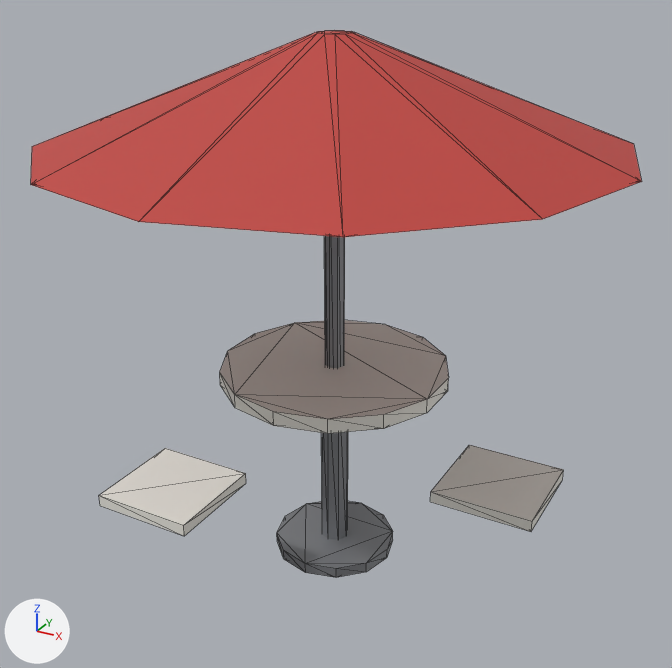
The glTF model assets/decor/parasol_table.glb: old version first, new version second.
Rendered twice from a camera (50 mm lens) standing at (1.42, -2.57, 1.43) and looking at (0.02, -0.02, 0.15). The axes (+X, +Y, +Z) are drawn at lower left. The lights are the same throughout. The picture after the commit comes second. Mesh edges are drawn as thin lines. Vertices at exactly the same position are counted once.

The older version as bpy lines, for what is in view:
```python
me_silindir_049 = bpy.data.meshes.new('Silindir.049')
me_silindir_049.from_pydata(...)  # a 14-sided cylinder along z spanning x -0.39..0.39, y -0.4..0.4, z -0.03..0.03, material slot 0; a box spanning x 0.45..0.79, y -0.17..0.17, z -0.3..-0.26, material slot 0; a box spanning x -0.48..-0.14, y 0.37..0.71, z -0.3..-0.26, material slot 0; a box spanning x -0.48..-0.14, y -0.71..-0.37, z -0.3..-0.26, material slot 0; an 8-sided cylinder along z spanning x -0.05..0.05, y -0.05..0.05, z -0.72..0.0, material slot 1; a 12-sided cylinder along z spanning x -0.22..0.22, y -0.22..0.22, z -0.72..-0.68, material slot 1; an 8-sided cylinder along z spanning x -0.04..0.04, y -0.04..0.04, z -0.72..0.83, material slot 1; a 12-sided cut cone along z (radius 0.95 at the low end, 0.06 at the high end) spanning x -0.95..0.95, y -0.95..0.95, z 0.79..1.13, material slot 2
me_silindir_049.materials.append(mat_beyaz_001)  # white #eae7df
me_silindir_049.materials.append(mat_celik_001)  # grey #95979b
me_silindir_049.materials.append(mat_kirmizi_001)  # red #bf423c
ob_parasol_table = bpy.data.objects.new('parasol_table', me_silindir_049)
ob_parasol_table.location = (0.0, 0.0, 0.0)
```
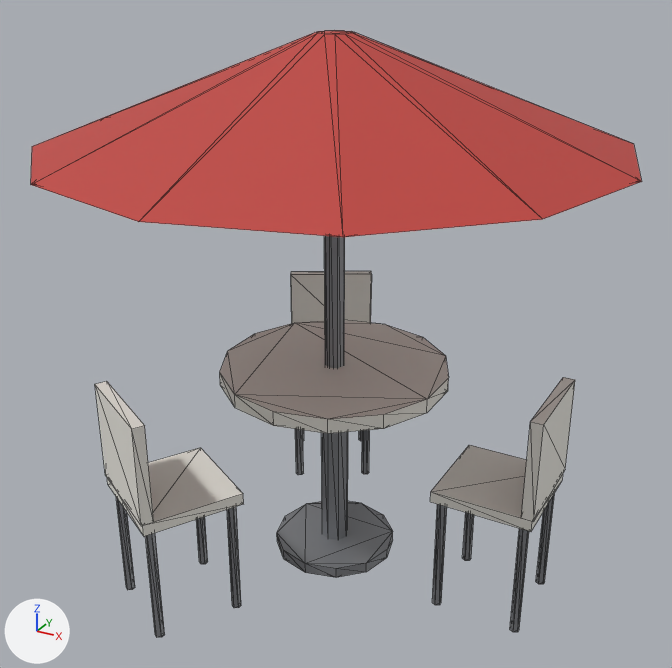
The change, as a list of edits to the scene's bpy script:
```text
Change me_silindir_049:
    used by ob_parasol_table; location = (0.0, 0.0, 0.0)
    remove me_silindir_049.from_pydata(...)  # 132 vertices, 232 faces; spans x -0.95..0.95, y -0.95..0.95, z -0.72..1.13
    add me_silindir_049.from_pydata(...)  # 300 vertices, 508 faces; spans x -0.95..0.95, y -0.95..0.95, z -0.72..1.13
    me_silindir_049 part 1: a new loose piece, a box spanning x 0.755..0.795, y -0.17..0.17, z -0.26..0.08, in mat_beyaz_001 (white #eae7df)
    me_silindir_049 part 2: the loose piece of 8 vertices spanning x -0.48..-0.14, y -0.71..-0.37, z -0.3..-0.26 is turned -120 degrees about the z axis through its middle
    me_silindir_049 part 3: a new loose piece, a 6-sided cylinder along z spanning x 0.466..0.494, y -0.156..-0.124, z -0.72..-0.28, in mat_celik_001 (grey #95979b)
    me_silindir_049 part 4: a new loose piece, a 6-sided cylinder along z spanning x 0.466..0.494, y 0.124..0.156, z -0.72..-0.28, in mat_celik_001 (grey #95979b)
    me_silindir_049 part 5: a new loose piece, a 6-sided cylinder along z spanning x 0.746..0.774, y -0.156..-0.124, z -0.72..-0.28, in mat_celik_001 (grey #95979b)
    me_silindir_049 part 6: a new loose piece, a 6-sided cylinder along z spanning x 0.746..0.774, y 0.124..0.156, z -0.72..-0.28, in mat_celik_001 (grey #95979b)
    me_silindir_049 part 7: a new loose piece, a 6-sided cylinder along z spanning x -0.133..-0.105, y 0.47..0.502, z -0.72..-0.28, in mat_celik_001 (grey #95979b)
    me_silindir_049 part 8: a new loose piece, a 6-sided cylinder along z spanning x -0.375..-0.347, y 0.33..0.362, z -0.72..-0.28, in mat_celik_001 (grey #95979b)
    me_silindir_049 part 9: a new loose piece, a 6-sided cylinder along z spanning x -0.375..-0.347, y -0.362..-0.33, z -0.72..-0.28, in mat_celik_001 (grey #95979b)
    me_silindir_049 part 10: a new loose piece, a 6-sided cylinder along z spanning x -0.133..-0.105, y -0.502..-0.47, z -0.72..-0.28, in mat_celik_001 (grey #95979b)
    me_silindir_049 part 11: a new loose piece, a 6-sided cylinder along z spanning x -0.515..-0.487, y -0.604..-0.572, z -0.72..-0.28, in mat_celik_001 (grey #95979b)
    me_silindir_049 part 12: a new loose piece, a 6-sided cylinder along z spanning x -0.273..-0.245, y -0.744..-0.712, z -0.72..-0.28, in mat_celik_001 (grey #95979b)
    me_silindir_049 part 13
    8 vertices are added at x -0.54..-0.23, y -0.77..0.77, z -0.26
    8 new vertices lie (0.0, 0.0, 0.34) away from vertices in x -0.54..-0.23, y -0.77..0.77, z -0.26
    24 new faces join them, mat_beyaz_001 (white #eae7df)
    other edits to the shape of me_silindir_049 do not show in these pictures
```

What differs and where, as boxes (x1, y1, x2, y2) in the pictures (672 x 668 px; the box of a moved part takes in the faces that stretch with it):
'parasol_table', reshaped (11% taller): before (31, 30, 642, 577); after (31, 30, 642, 637)
part 1 of me_silindir_049, added: after (521, 377, 575, 521)
part 2 of me_silindir_049, moved or reshaped: before (99, 448, 246, 536); after (107, 448, 243, 536)
part 3 of me_silindir_049, added: after (432, 504, 447, 605)
part 4 of me_silindir_049, added: after (463, 512, 474, 561)
part 5 of me_silindir_049, added: after (510, 528, 529, 632)
part 6 of me_silindir_049, added: after (536, 493, 555, 584)
part 7 of me_silindir_049, added: after (362, 430, 370, 474)
part 8 of me_silindir_049, added: after (295, 429, 304, 475)
part 9 of me_silindir_049, added: after (196, 517, 208, 564)
part 10 of me_silindir_049, added: after (227, 507, 241, 608)
part 11 of me_silindir_049, added: after (116, 497, 135, 590)
part 12 of me_silindir_049, added: after (145, 533, 165, 637)
part 13 of me_silindir_049, added: after (95, 271, 372, 526)
